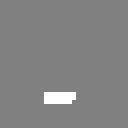
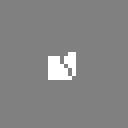
Layer changes from the first 128x128 image to the second:
added group "archer" with 14 layers above "brute" over [44, 52, 76, 104]
added group "archer - 3/4 droite" with 3 layers in group "archer" over [44, 52, 76, 104]
added layer "archer - 3/4 droite - tablier" in group "archer - 3/4 droite" over [48, 52, 76, 80]
hid group "Soldats" (12 layers) over [44, 52, 76, 104]
hid "soldat de base - 3/4 droit - tablier" over [44, 92, 76, 104]
